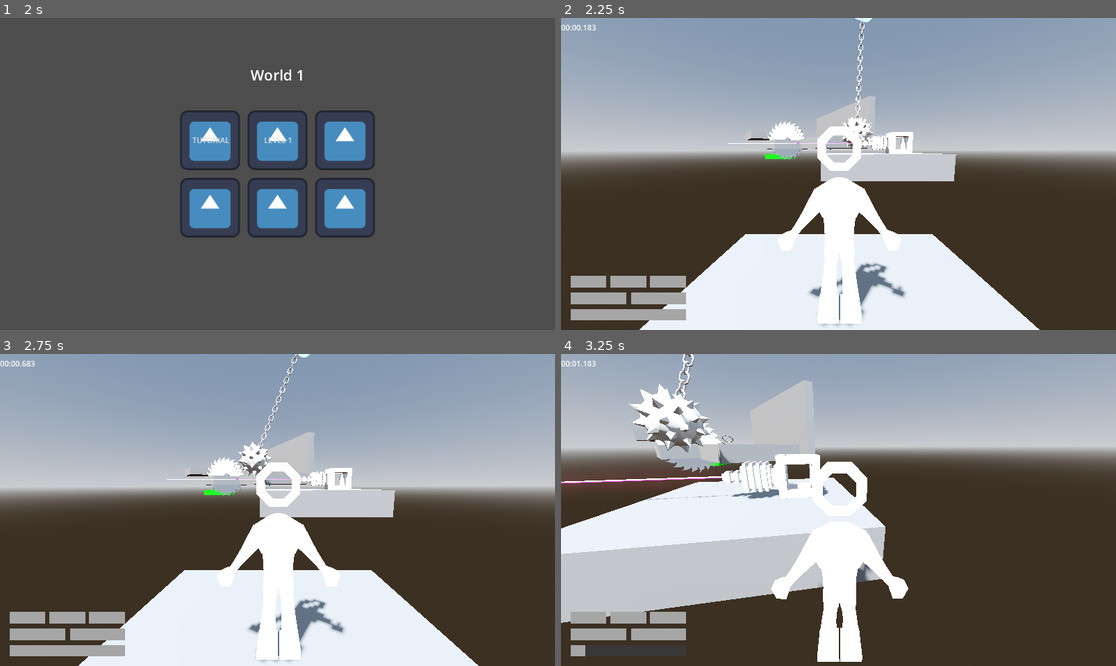
Above: before the commit, frames 1-4 (two rows, left to right).
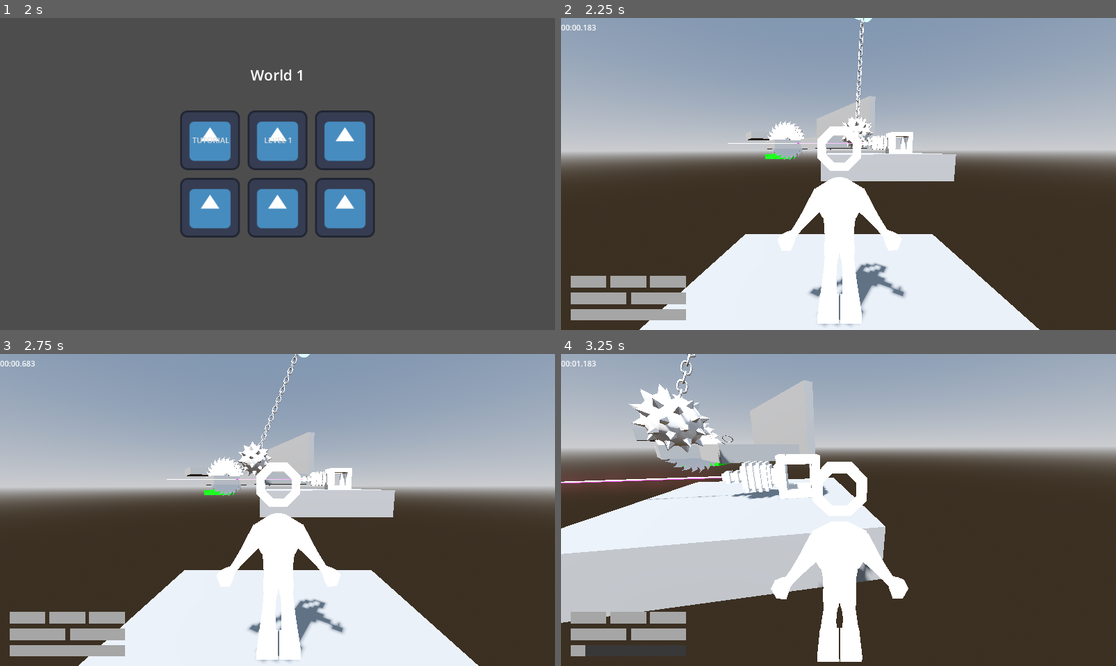
Above: after the commit, the same moments.

Repository: jpvds1/DDJD
Game: Godot game, scene res://scenes/game_controller.tscn
The game is run twice, just before and just after one commit, with the same random seed, the same clock (stepped at 60 frames per second) and the same inputs. The engine's default icon, where the game draws it, is replaced by a stand-in: a white triangle on a blue panel in a dark square.
Inputs (mouse positions are in pixels of both pictures, inside the frame that each line leads up to):
- Up to frame 1 (2 s): click "Continue as Guest" at 0.5 s; click "Play" at 1.25 s
- Up to frame 2 (2.25 s): click "LEVEL 1" at 2 s
- Up to frame 3 (2.75 s): no input
- Up to frame 4 (3.25 s): move the mouse to (866, 510) at 2.77 s; hold W (move_forwards) from 2.78 s (still down); tap Q (dash) at 2.85 s; tap Space (jump) at 3.02 s

Frame 1 is identical in both runs. In frame 2, 0.2% of the frame differs, in the area x 52-55%, y 0-33%; in frame 3, less than 0.1%; in frame 4, 0.2%, in the area x 20-25%, y 0-17%.

Commit message:
feat(wrecking ball): rotate chain alongside spike ball

Diff:
--- a/platformer-game/scenes/building_materials/wrecking_ball.tscn
+++ b/platformer-game/scenes/building_materials/wrecking_ball.tscn
@@ -66,4 +66,3 @@
 transform = Transform3D(1, 0, 0, 0, 1, 0, 0, 0, 1, 0, -8.465402, 0)
 
 [editable path="Ball/Killzone"]
-[editable path="Ball/Visuals"]
--- a/platformer-game/scripts/traps/wrecking_ball.gd
+++ b/platformer-game/scripts/traps/wrecking_ball.gd
@@ -1,7 +1,7 @@
 extends Node3D
 
 @onready var wrecking_ball: Node3D = $Ball
-@onready var spike_ball: MeshInstance3D = $Ball/Visuals/Icosphere
+@onready var visuals: Node3D = $Ball/Visuals
 
 @export var max_angle := 30.0
 @export var swings_per_second := 1.0
@@ -27,4 +27,4 @@
 # Called every frame. 'delta' is the elapsed time since the previous frame.
 func _process(delta: float) -> void:
 	# infinitely spin the spike ball
-	spike_ball.rotate_y(spin_speed * delta)
+	visuals.rotate_y(spin_speed * delta)
